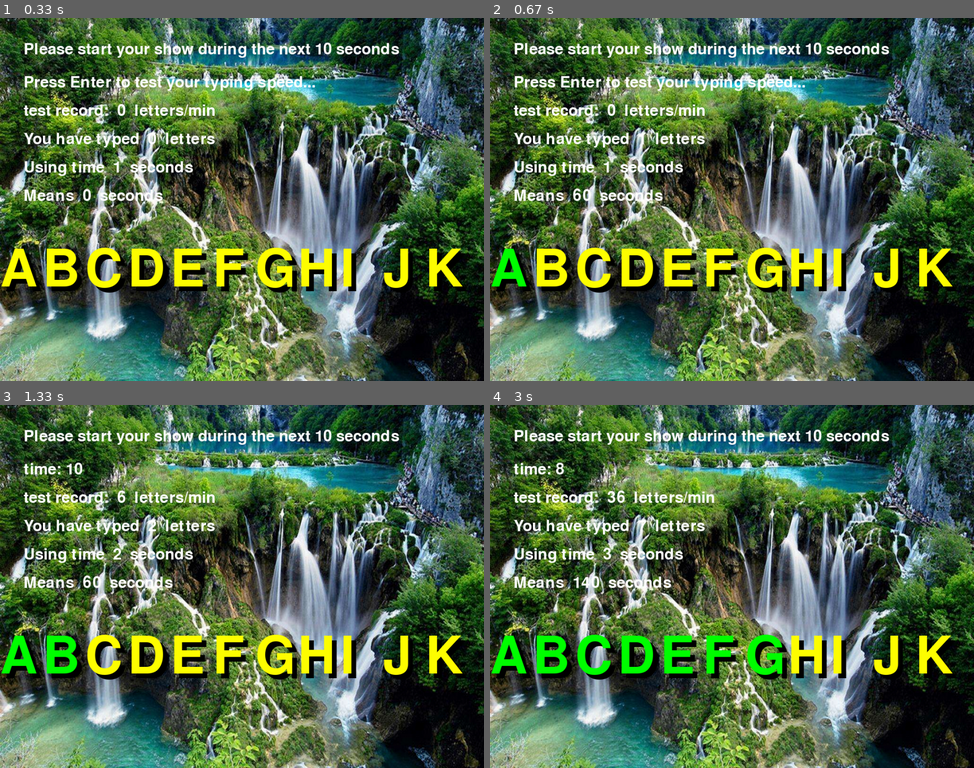
Above: before the commit, frames 1-4 (two rows, left to right).
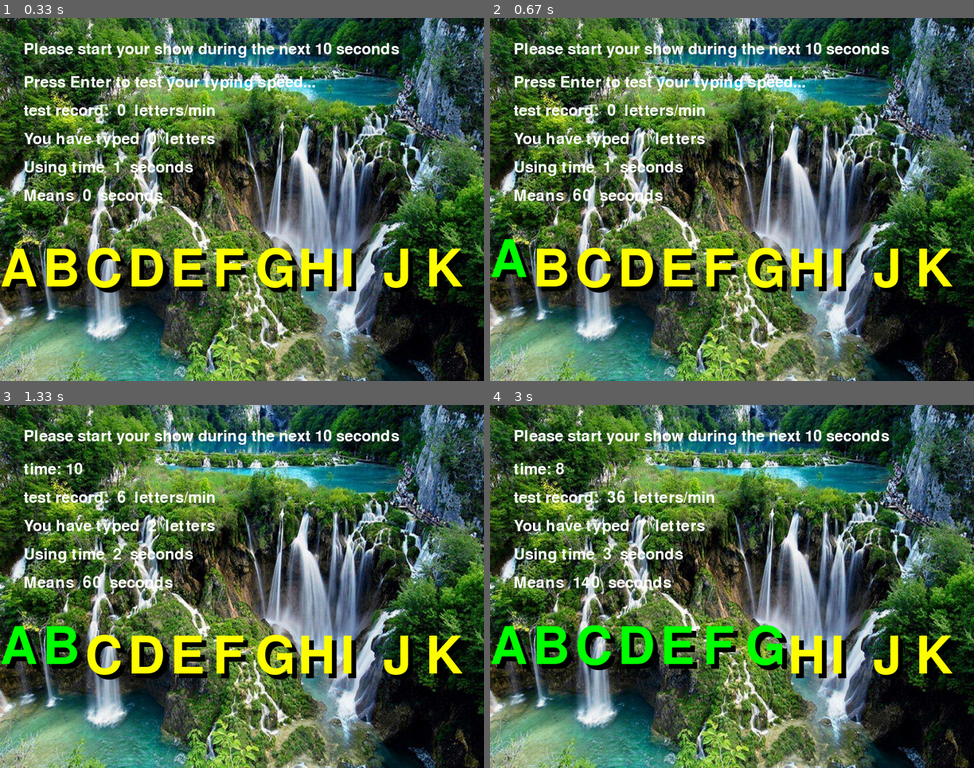
Above: after the commit, the same moments.

Repository: boyoffreedom/learn_pygame
Game: pygame game, started from Lesson03_SuperTypingGame.py
Same seed, same stepped clock (60 frames per second), same inputs: the game is played once before the commit and once after it.
Inputs:
- Up to frame 1 (0.33 s): no input
- Up to frame 2 (0.67 s): tap A at 0.33 s
- Up to frame 3 (1.33 s): tap Enter at 0.67 s; tap B at 1 s
- Up to frame 4 (3 s): tap one key every 0.33 s from 1.33 s: C D E F G

Frame 1 is identical in both runs. In frame 2, 0.6% of the frame differs, in the area x 0-9%, y 60-76%; in frame 3, 1.2%; in frame 4, 4.7%, in the area x 0-62%, y 60-76%.

Commit message:
Update Lesson03_SuperTypingGame.py

Diff:
--- a/Lesson03_SuperTypingGame.py
+++ b/Lesson03_SuperTypingGame.py
@@ -122,8 +122,8 @@
 
     for i in range(0,11):
         if(i < cnt):
-            print_text(font2,10+i*90, 490, chr(correct_answer[i] - 32), black)  # 描绘阴影
-            print_text(font2, 0+i*90, 480, chr(correct_answer[i] - 32), green)     #已正确打出的字
+            print_text(font2,10+i*90, 470, chr(correct_answer[i] - 32), black)  # 描绘阴影
+            print_text(font2, 0+i*90, 460, chr(correct_answer[i] - 32), green)     #已正确打出的字
         else:
             print_text(font2,10+i*90, 490, chr(correct_answer[i] - 32), black)      #描绘阴影
             print_text(font2, 0+i*90, 480, chr(correct_answer[i] - 32), yellow)    #未打出的字
